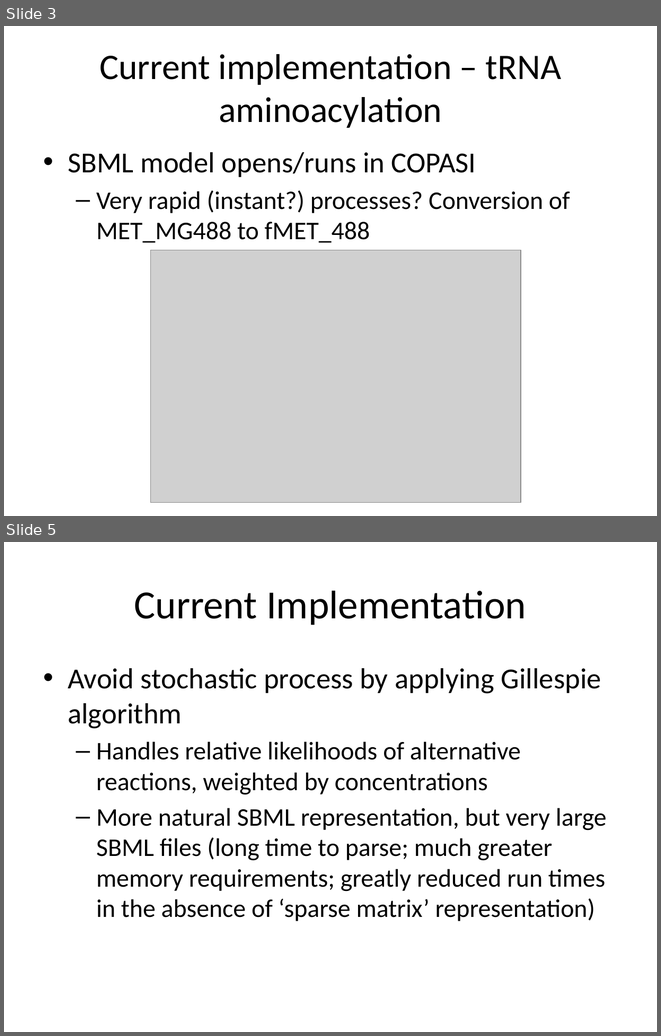
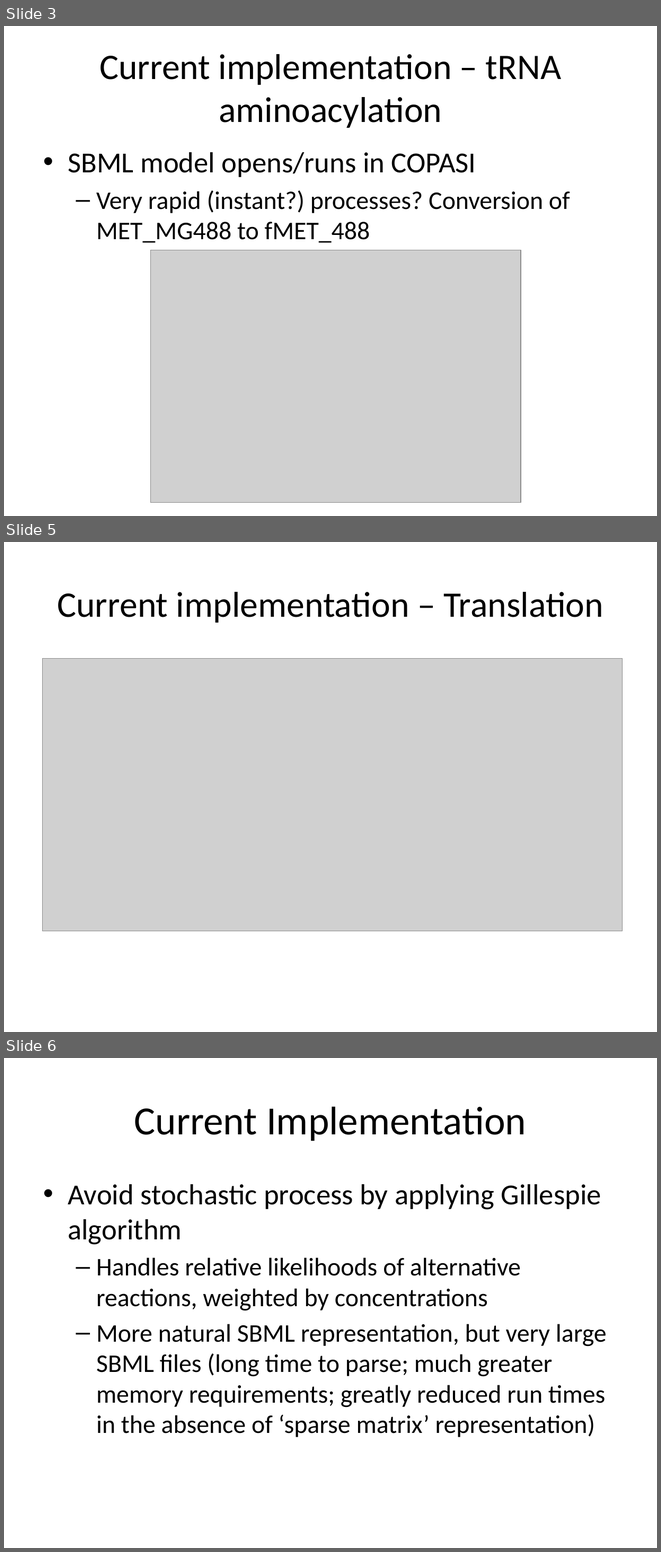
Before and after one commit to dagwa/wholecell-translation, a slide deck: translation_finalPres.pptx. Shown one above the other, each under a label of ours: slides 3 and 5 before the commit, slides 3, 5 and 6 after it; the slides between them are not shown. The pictures are 661x1036 and 661x1552 pixels, drawn with LibreOffice and Linux fonts; fonts in the diff are those of the drawing; grey boxes stand for pictures. Boxes give left, top, right and bottom in pixels: in the first picture for what was removed or moved away, otherwise in the second. Text is boxed around its words. In the diff, an @@ line names an element or a change of style, - is before the commit and + after.

Commit message:
Included SBGN PNG images in presentation
Exported PNG versions of the SBGN diagrams for the powerpoint
presentation

```diff
--- a/translation_finalPres.pptx
+++ b/translation_finalPres.pptx
@@ slide 5 added at [4,542,657,1032], background #FFFFFF @@
@@ title added at [57,592,603,623], 39.6 pt, text #000000 @@
+Current implementation – Translation
@@ picture added at [43,658,623,930] @@
@@ what was slide 5 is now slide 6 @@
```
Also in this commit, not shown: 2 slides changed, 2 other files.
